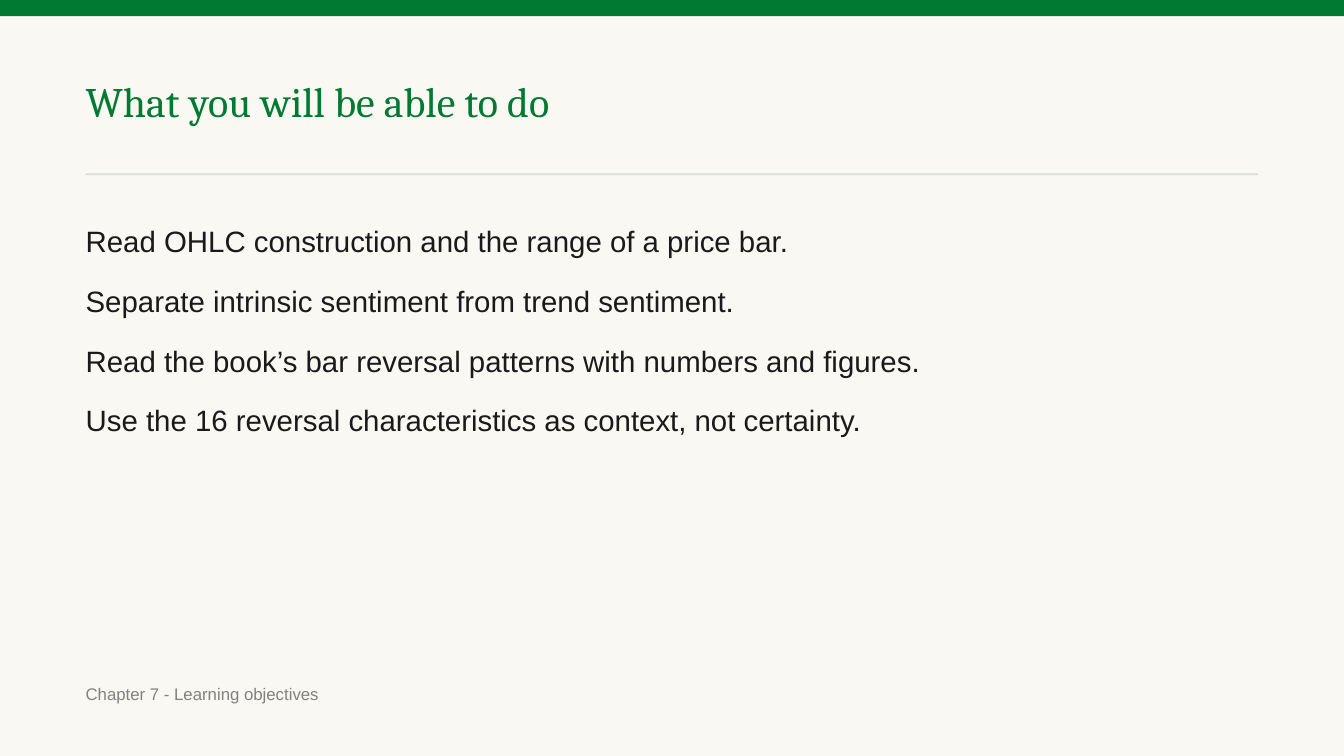
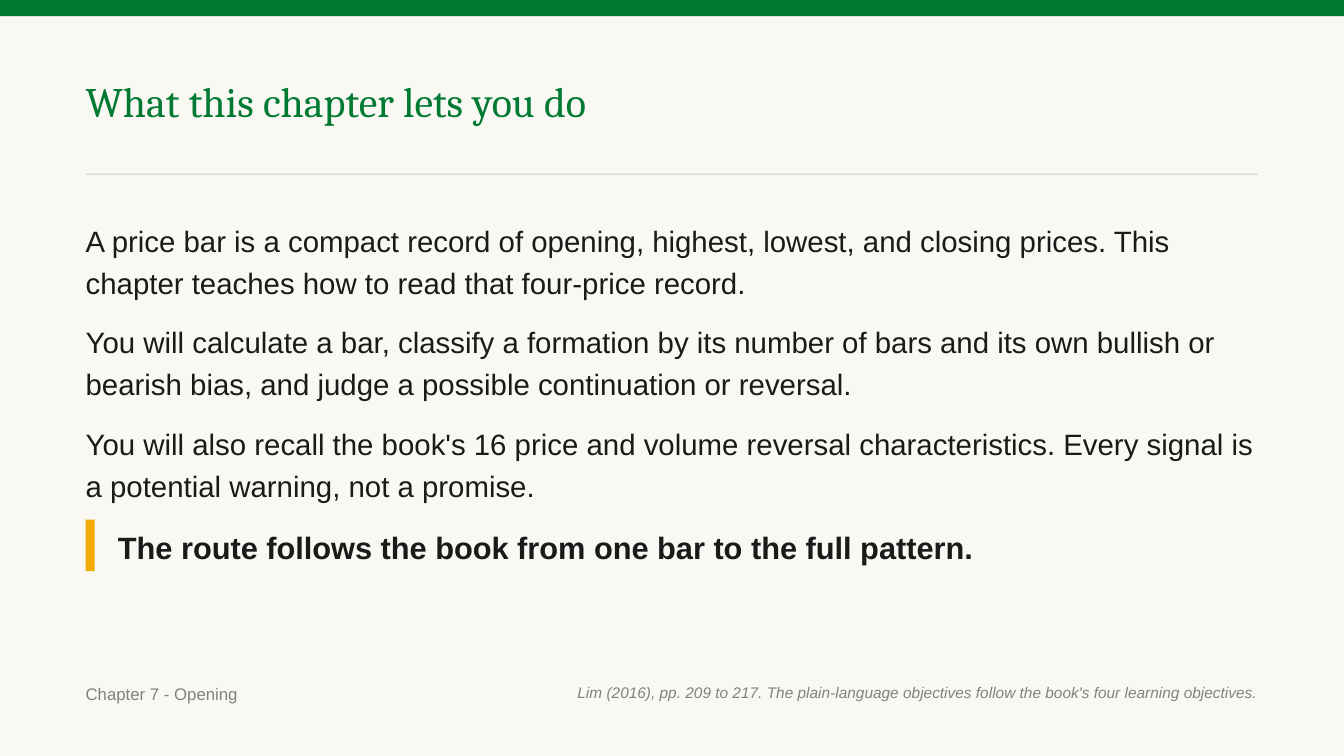
Before and after one commit to benjiesotelo-sudo/Telos_FIN1209, a slide deck: slide 2 of chapter-07/FIN1209-Chapter-07.pptx. Drawn at 1344x756 pixels with LibreOffice and Linux fonts; fonts in the diff are those of the drawing. Boxes give left, top, right and bottom in pixels: in the first picture for what was removed or moved away, otherwise in the second. Text is boxed around its words. In the diff, an @@ line names an element or a change of style, - is before the commit and + after.

Commit message:
Rebuild Chapter 7 after rebase

```diff
--- a/chapter-07/FIN1209-Chapter-07.pptx
+++ b/chapter-07/FIN1209-Chapter-07.pptx
@@ text at (x1=86, y1=87, x2=586, y2=126): text changed @@
-What you will be able to do
+What this chapter lets you do
@@ text at (x1=86, y1=230, x2=1253, y2=502): text changed @@
-Read OHLC construction and the range of a price bar.
-Separate intrinsic sentiment from trend sentiment.
-Read the book’s bar reversal patterns with numbers and figures.
-Use the 16 reversal characteristics as context, not certainty.
+A price bar is a compact record of opening, highest, lowest, and closing prices. This chapter teaches how to read that four-price record.
+You will calculate a bar, classify a formation by its number of bars and its own bullish or bearish bias, and judge a possible continuation or reversal.
+You will also recall the book's 16 price and volume reversal characteristics. Every signal is a potential warning, not a promise.
@@ rectangle added at (x1=86, y1=519, x2=95, y2=571), fill #F2A900 @@
@@ text added at (x1=118, y1=536, x2=973, y2=565), 22 pt, text #1A1A1A, bold @@
+The route follows the book from one bar to the full pattern.
@@ text at (x1=86, y1=688, x2=237, y2=704): text changed @@
-Chapter 7 - Learning objectives
+Chapter 7 - Opening
@@ text added at (x1=577, y1=687, x2=1257, y2=701), 11 pt, text #818181, italic @@
+Lim (2016), pp. 209 to 217. The plain-language objectives follow the book's four learning objectives.
```
Also in this commit, not shown: 9 other slides changed, 17 slides added, 5 slides removed, 2 other files.
